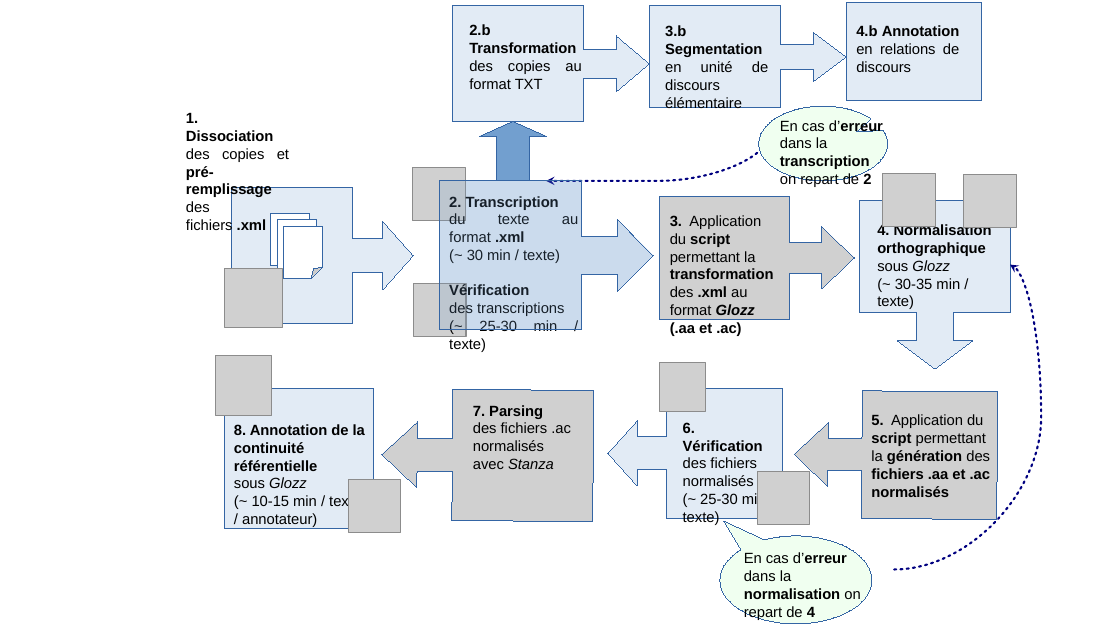
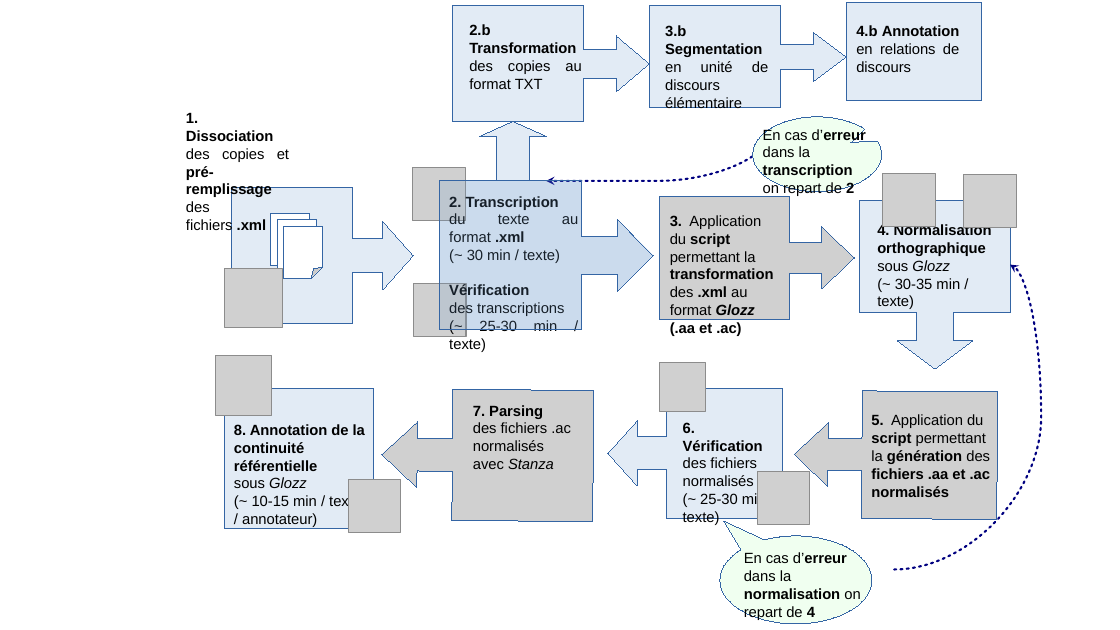
Before and after one commit to yoannbard/site_redac, a slide deck: slide 1 of site_redac/images/chaine_traitementEcalm_V3.odp. Drawn at 1120x630 pixels with LibreOffice and Linux fonts; fonts in the diff are those of the drawing; grey boxes stand for pictures. Boxes give left, top, right and bottom in pixels: in the first picture for what was removed or moved away, otherwise in the second. Text is boxed around its words. In the diff, an @@ line names an element or a change of style, - is before the commit and + after.

```diff
--- a/site_redac/images/chaine_traitementEcalm_V3.odp
+++ b/site_redac/images/chaine_traitementEcalm_V3.odp
@@ speech bubble: place and size @@
-speech bubble at <box>759,106,888,181</box>
+speech bubble at <box>753,117,882,192</box>
@@ up arrow at <box>480,121,547,181</box>: fill #729FCF to #729FCF at 20% opacity @@
@@ text "En cas d’erreur dans la ...": place and size @@
-text "En cas d’erreur dans la ..." at <box>780,119,883,187</box>
+text "En cas d’erreur dans la ..." at <box>763,128,866,197</box>
```
Also in this commit, not shown: 14 other files.
